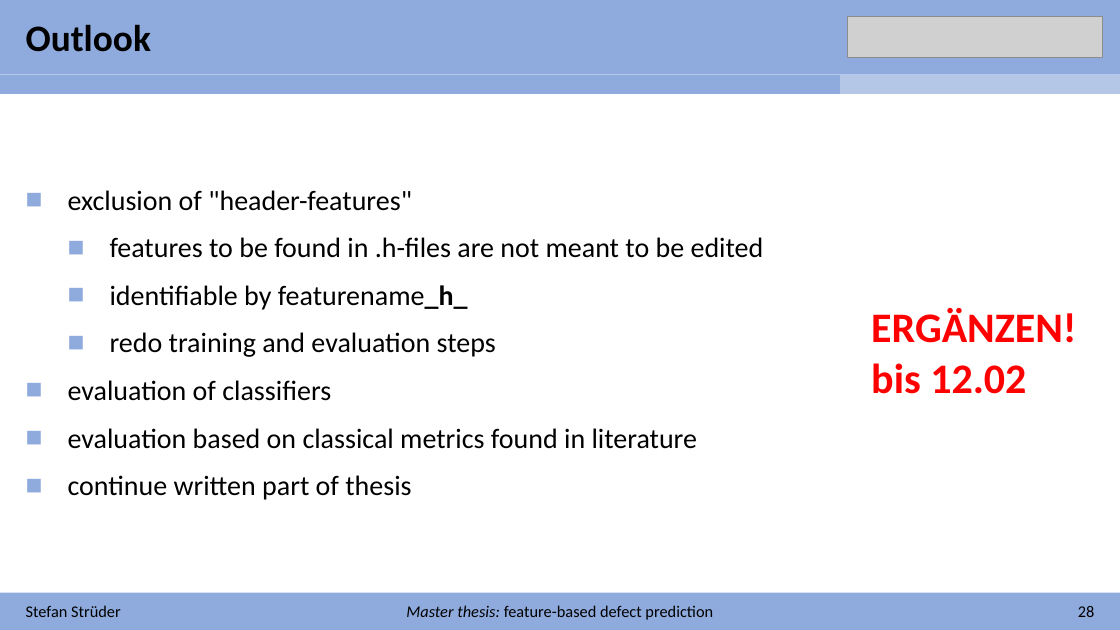
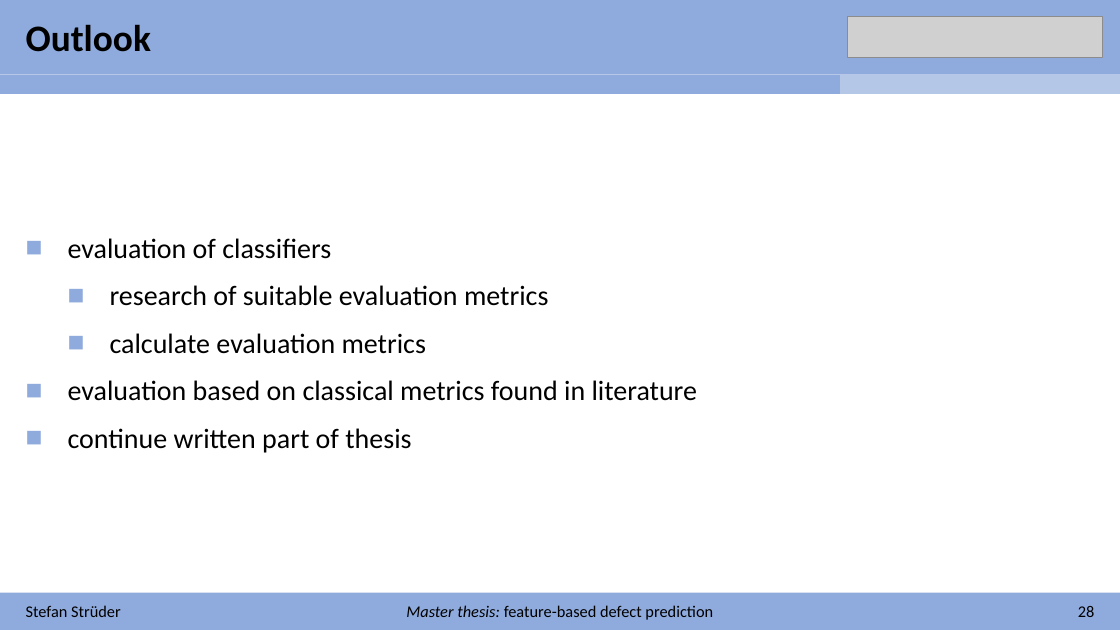
Before and after one commit to stefanstrueder/MA_Strueder, a slide deck: slide 28 of Zwischenbericht/Zwischenbericht.pptx (slide 27 before the commit). Drawn at 1120x630 pixels with LibreOffice and Linux fonts; fonts in the diff are those of the drawing; grey boxes stand for pictures. Boxes give left, top, right and bottom in pixels: in the first picture for what was removed or moved away, otherwise in the second. Text is boxed around its words. In the diff, an @@ line names an element or a change of style, - is before the commit and + after.

```diff
--- a/Zwischenbericht/Zwischenbericht.pptx
+++ b/Zwischenbericht/Zwischenbericht.pptx
@@ text at bbox=[68, 190, 764, 357]: paragraphs removed @@
-■ exclusion of "header-features"
-  ■ features to be found in .h-files are not meant to be edited
-  ■ identifiable by featurename_h_
-  ■ redo training and evaluation steps
@@ text "evaluation of classifiers": place and size @@
-text "evaluation of classifiers" at bbox=[68, 190, 764, 500]
+text "evaluation of classifiers" at bbox=[68, 238, 698, 453]
@@ text at bbox=[110, 285, 548, 354]: paragraphs added @@
+  ■ research of suitable evaluation metrics
+  ■ calculate evaluation metrics
@@ text removed at bbox=[871, 308, 1076, 394] @@
-ERGÄNZEN!
-bis 12.02
```
Also in this commit, not shown: 17 other slides changed, 1 slide added, 2 slides removed, 1 other file.
